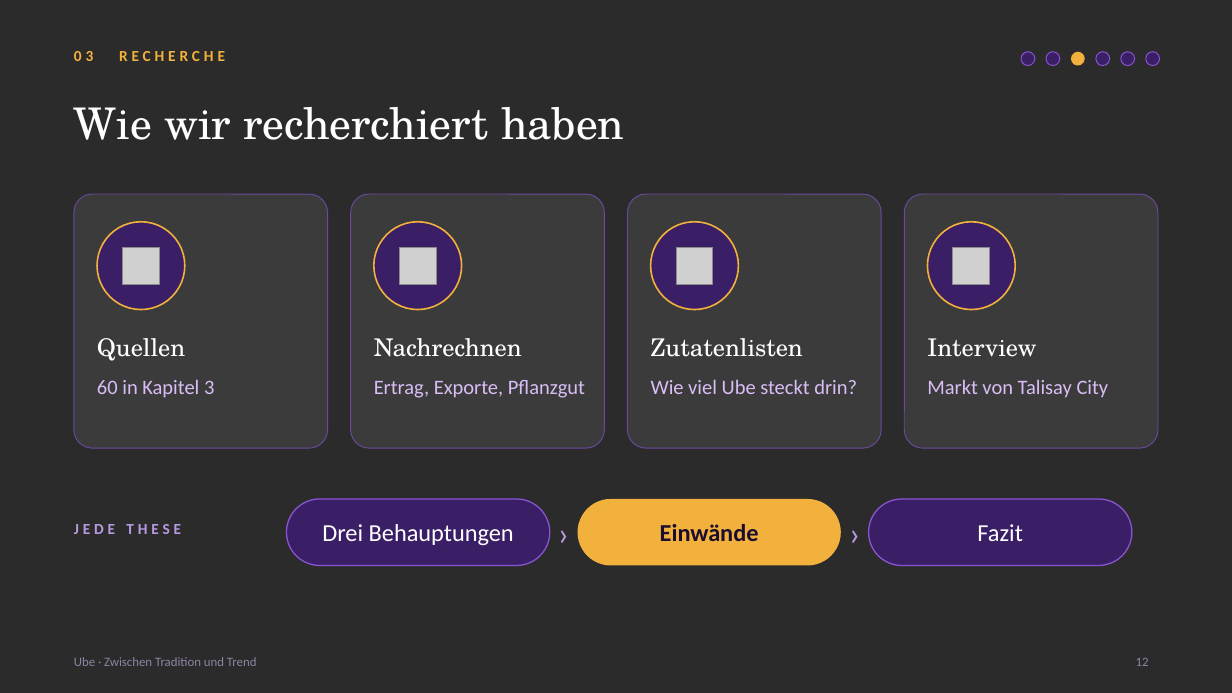
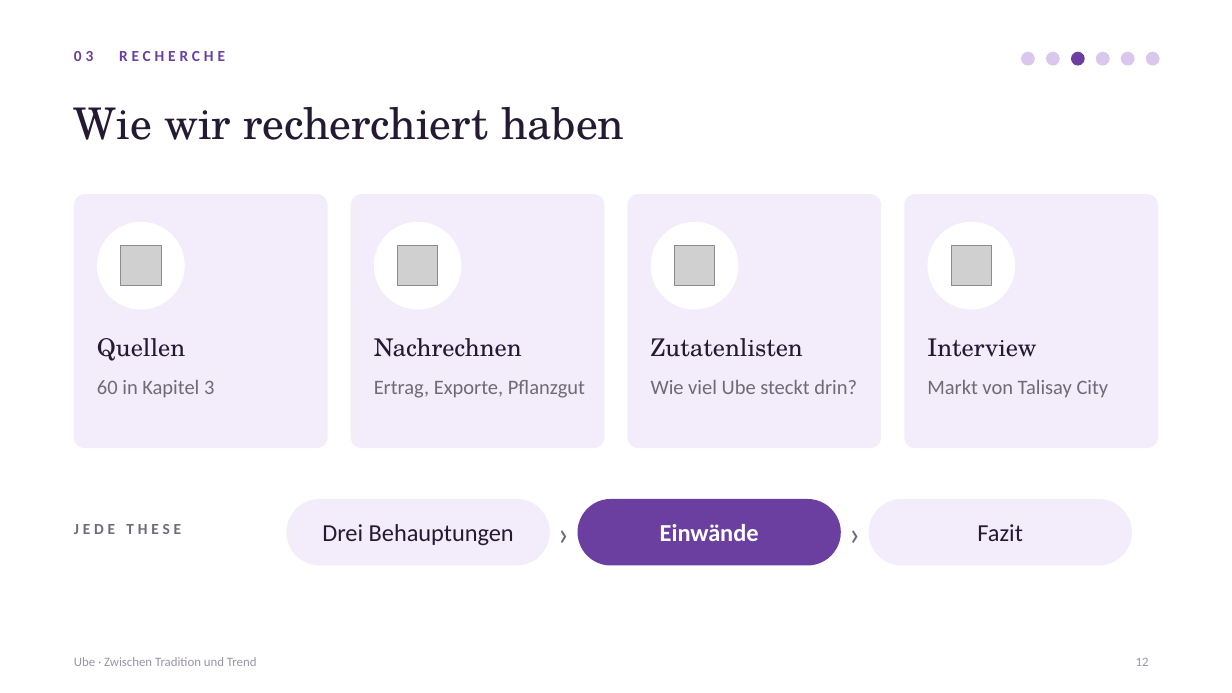
Before and after one commit to aezripeglow-collab/Ube-Sachbuch-Maturaarbeit, a slide deck: slide 12 of Ube Sachbuch Maturaarbeit/08 Präsentation/Ube_Maturapraesentation.pptx. Drawn at 1232x693 pixels with LibreOffice and Linux fonts; fonts in the diff are those of the drawing; grey boxes stand for pictures; background and template pictures are left out; a plain dark background stands for a picture behind light text. Boxes give left, top, right and bottom in pixels: in the first picture for what was removed or moved away, otherwise in the second. Text is boxed around its words. In the diff, an @@ line names an element or a change of style, - is before the commit and + after.

```diff
--- a/Ube Sachbuch Maturaarbeit/08 Präsentation/Ube_Maturapraesentation.pptx
+++ b/Ube Sachbuch Maturaarbeit/08 Präsentation/Ube_Maturapraesentation.pptx
@@ background picture (left out) to #FFFFFF @@
@@ text "03 RECHERCHE" at <box>74,51,225,61</box>: text colour #F2B03D to #6A3FA0 @@
@@ ellipse at <box>1071,52,1085,66</box>: fill #F2B03D to #6A3FA0 @@
@@ fill #3A1F66 to #D9C7EE; outline #8A55D4 0.75 pt to none in 5 elements at <box>1021,52,1035,66</box>, <box>1046,52,1060,66</box>, <box>1096,52,1110,66</box>, <box>1121,52,1135,66</box>, <box>1146,52,1160,66</box> @@
@@ fill #FFFFFF at 8% opacity to #F3ECFA; outline #6B4A9C 0.75 pt to none; proportions changed in 4 elements at <box>74,194,328,448</box>, <box>351,194,605,448</box>, <box>628,194,882,448</box>, <box>905,194,1159,448</box> @@
@@ fill #3A1F66 to #FFFFFF; outline #F2B03D 1.25 pt to none in 4 elements at <box>97,222,185,310</box>, <box>374,222,462,310</box>, <box>651,222,738,310</box>, <box>928,222,1016,310</box> @@
@@ text colour #D9BDF5 to #6F6A7A in 4 elements at <box>97,380,214,398</box>, <box>374,380,585,398</box>, <box>651,380,857,394</box>, <box>927,380,1109,398</box> @@
@@ rounded rectangle at <box>287,499,550,566</box>: fill #3A1F66 to #F3ECFA; outline #8A55D4 1 pt to none @@
@@ text "Einwände" at <box>660,524,759,541</box>: text colour #1B0D2E to #FFFFFF @@
@@ rounded rectangle at <box>578,499,841,566</box>: fill #F2B03D to #6A3FA0 @@
@@ text colour #B79AE0 to #6F6A7A in 3 elements at <box>74,524,181,534</box>, <box>550,499,578,566</box>, <box>841,499,869,566</box> @@
@@ text colour #FFFFFF to #241A33 in 7 elements at <box>74,107,624,140</box>, <box>97,338,185,361</box>, <box>374,338,522,357</box>, <box>651,338,803,357</box>, <box>927,338,1036,357</box>, <box>322,524,514,545</box>, <box>977,524,1022,541</box> @@
@@ rounded rectangle at <box>869,499,1132,566</box>: fill #3A1F66 to #F3ECFA; outline #8A55D4 1 pt to none @@
@@ text "Ube · Zwischen Tradition und ..." at <box>74,657,257,666</box>: text colour #8E84A3 to #9A93A8 @@
@@ page number at <box>1136,658,1149,666</box>: text colour #8E84A3 to #9A93A8 @@
```
Also in this commit, not shown: 24 other slides changed, 3 other files.
